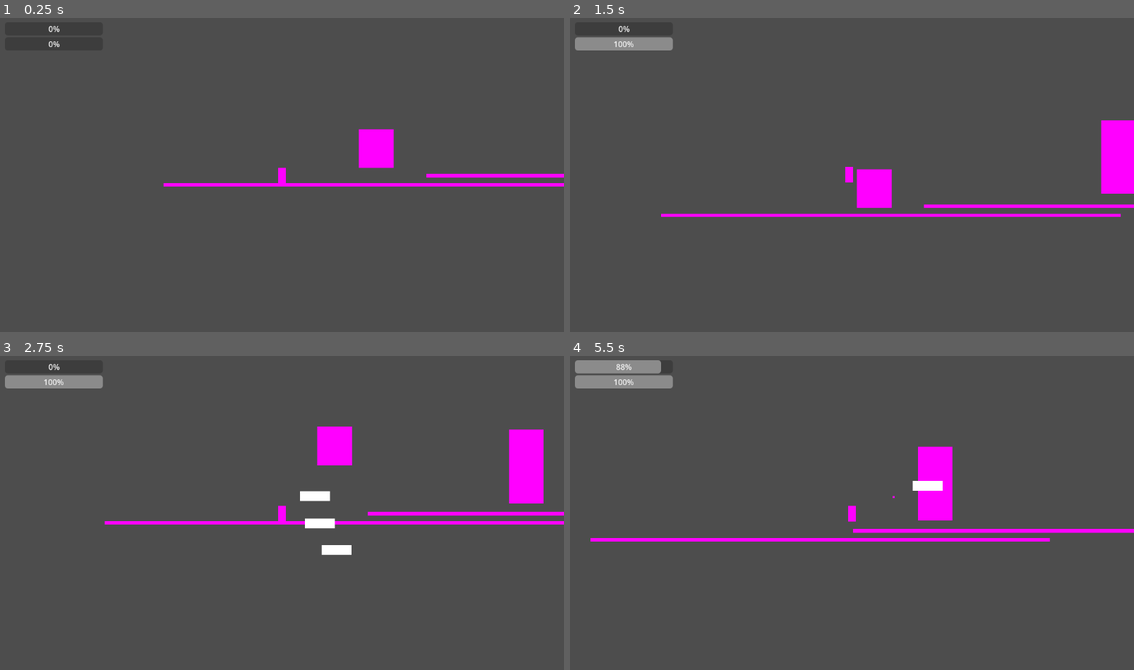
Above: before the commit, frames 1-4 (two rows, left to right).
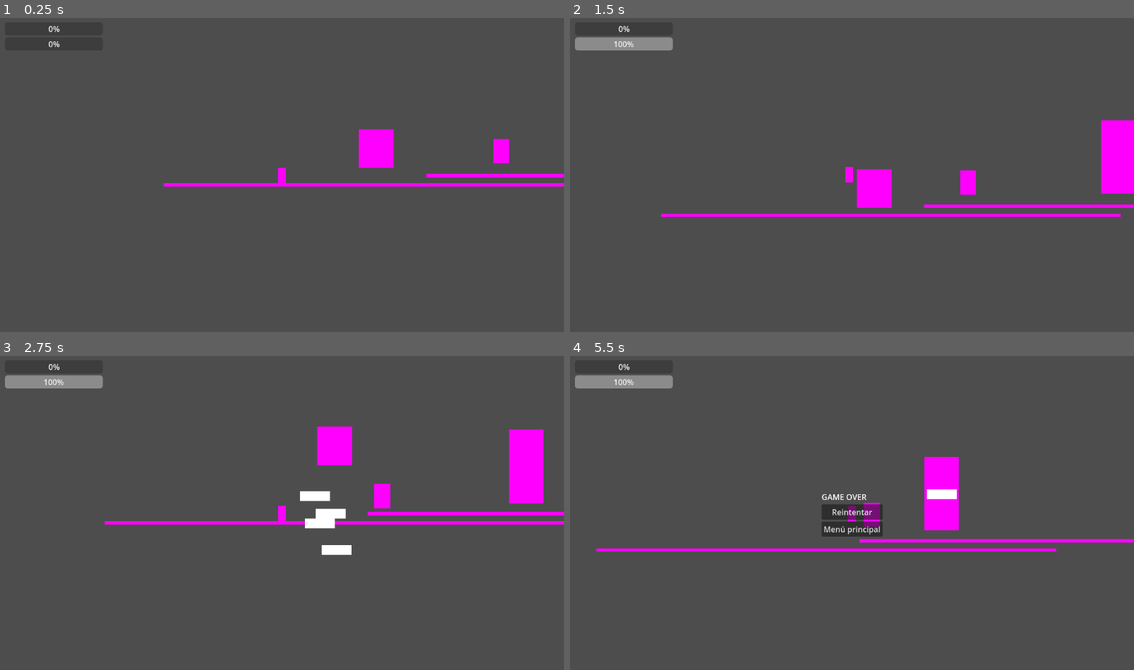
Above: after the commit, the same moments.

Repository: Christian-Lago/Transcendence-Skillbreaker
Game: Godot game, scene res://scenes/primer_mundo.tscn
The game is run twice, just before and just after one commit, with the same random seed, the same clock (stepped at 60 frames per second) and the same inputs. This scene is started directly instead of the project's main scene.
Inputs (mouse positions are in pixels of both pictures, inside the frame that each line leads up to):
- Up to frame 1 (0.25 s): no input
- Up to frame 2 (1.5 s): move the mouse to (976, 159) at 0.52 s; hold D (Right) from 0.53 s (still down); click (976, 159) at 0.6 s; tap W (Up) at 0.77 s; move the mouse to (739, 190) at 1.27 s; tap C (Ultimate) at 1.35 s
- Up to frame 3 (2.75 s): tap W (Up) at 1.52 s; move the mouse to (338, 443) at 2.02 s; release D (Right) at 2.03 s; hold A (Left) from 2.03 s (still down); click (338, 443) at 2.1 s
- Up to frame 4 (5.5 s): move the mouse to (823, 575) at 2.77 s; release A (Left) at 2.78 s; hold D (Right) 2.78-4.28 s; tap C (Ultimate) at 2.85, 4.35 s; tap W (Up) at 3.02, 3.77, 4.52 s; move the mouse to (1021, 560) at 3.52 s; click (1021, 560) at 3.6 s; move the mouse to (682, 465) at 4.27 s; hold A (Left) 4.28-5.03 s; move the mouse to (880, 513) at 5.02 s; hold D (Right) from 5.03 s (still down); click (880, 513) at 5.1 s

The runs differ from the first frame. In frame 1, 0.2% of the frame differs, in the area x 87-91%, y 38-47%; in frame 2, 0.2%; in frame 3, 0.4%; in frame 4, 5.4%, in the area x 0-100%, y 1-63%.

Commit message:
feat: skill orb drop, skill steal screen

Diff:
--- a/scenes/fire_snake.tscn
+++ b/scenes/fire_snake.tscn
@@ -1,9 +1,11 @@
-[gd_scene load_steps=3 format=3 uid="uid://c6pdlo5i8hkx3"]
+[gd_scene load_steps=4 format=3 uid="uid://c6pdlo5i8hkx3"]
 
 [ext_resource type="Script" path="res://scripts/fire_snake.gd" id="1_xtorj"]
 
 [sub_resource type="RectangleShape2D" id="RectangleShape2D_xex0c"]
 size = Vector2(826, 20)
+
+[sub_resource type="PlaceholderTexture2D" id="PlaceholderTexture2D_j1ba6"]
 
 [node name="CharacterBody2D" type="CharacterBody2D"]
 collision_layer = 8
@@ -13,3 +15,5 @@
 shape = SubResource("RectangleShape2D_xex0c")
 
 [node name="Sprite2D" type="Sprite2D" parent="."]
+scale = Vector2(819, 16)
+texture = SubResource("PlaceholderTexture2D_j1ba6")
--- a/scenes/primer_mundo.tscn
+++ b/scenes/primer_mundo.tscn
@@ -1,9 +1,10 @@
-[gd_scene load_steps=7 format=3 uid="uid://c4mjwkaia20n5"]
+[gd_scene load_steps=8 format=3 uid="uid://c4mjwkaia20n5"]
 
 [ext_resource type="PackedScene" uid="uid://driysp47g8eys" path="res://scenes/player.tscn" id="1_hiwp5"]
 [ext_resource type="PackedScene" uid="uid://did2vvyg7ulp1" path="res://scenes/enemy_ranged.tscn" id="2_8fkwd"]
 [ext_resource type="PackedScene" uid="uid://d1lrvo0ktfcqu" path="res://scenes/hud.tscn" id="3_ughon"]
 [ext_resource type="PackedScene" uid="uid://cr4somrextqee" path="res://scenes/enemy_erratic.tscn" id="4_lkden"]
+[ext_resource type="PackedScene" uid="uid://nhs8boakv3ix" path="res://scenes/boss.tscn" id="5_rbka7"]
 
 [sub_resource type="RectangleShape2D" id="RectangleShape2D_0idq1"]
 size = Vector2(1865, 17)
@@ -48,3 +49,6 @@
 [node name="CharacterBody2D2" parent="." instance=ExtResource("4_lkden")]
 position = Vector2(-778, -60)
 enemy_level = 100
+
+[node name="CharacterBody2D3" parent="." instance=ExtResource("5_rbka7")]
+position = Vector2(-215, -89)
--- /dev/null
+++ b/scenes/skill_orb.tscn
@@ -0,0 +1,20 @@
+[gd_scene load_steps=4 format=3 uid="uid://rkvhblv8odgk"]
+
+[ext_resource type="Script" path="res://scripts/skill_orb.gd" id="1_7t43f"]
+
+[sub_resource type="CircleShape2D" id="CircleShape2D_gfe8v"]
+radius = 73.7835
+
+[sub_resource type="PlaceholderTexture2D" id="PlaceholderTexture2D_5by2i"]
+
+[node name="Area2D" type="Area2D"]
+collision_layer = 16
+script = ExtResource("1_7t43f")
+
+[node name="CollisionShape2D" type="CollisionShape2D" parent="."]
+shape = SubResource("CircleShape2D_gfe8v")
+
+[node name="Sprite2D" type="Sprite2D" parent="."]
+position = Vector2(-2.98023e-08, 0)
+scale = Vector2(97, 100)
+texture = SubResource("PlaceholderTexture2D_5by2i")
--- /dev/null
+++ b/scenes/skill_steal.tscn
@@ -0,0 +1,38 @@
+[gd_scene load_steps=2 format=3 uid="uid://dslbvicgtm5pq"]
+
+[ext_resource type="Script" path="res://scripts/skill_steal.gd" id="1_i3ngt"]
+
+[node name="CanvasLayer" type="CanvasLayer"]
+script = ExtResource("1_i3ngt")
+
+[node name="VBoxContainer" type="VBoxContainer" parent="."]
+offset_right = 278.0
+offset_bottom = 138.0
+
+[node name="TitleLabel" type="Label" parent="."]
+offset_left = 76.0
+offset_top = 26.0
+offset_right = 213.0
+offset_bottom = 49.0
+text = "¿Robar habilidad?"
+
+[node name="SkillLabel" type="Label" parent="."]
+offset_left = 74.0
+offset_top = 55.0
+offset_right = 223.0
+offset_bottom = 78.0
+text = "Serpiente de Fuego"
+
+[node name="YesButton" type="Button" parent="."]
+offset_left = 98.0
+offset_top = 87.0
+offset_right = 128.0
+offset_bottom = 118.0
+text = "Si"
+
+[node name="NoButton" type="Button" parent="."]
+offset_left = 151.0
+offset_top = 87.0
+offset_right = 185.0
+offset_bottom = 118.0
+text = "NO"
--- a/scripts/SkillManager.gd
+++ b/scripts/SkillManager.gd
@@ -14,6 +14,12 @@
 		"condition": "kill_20_pressure",
 		"progress": 0,
 		"goal": 20
+	},
+	"fire_snake": {
+		"unlocked": false,
+		"condition": "steal_from_boss",
+		"progress": 0,
+		"goal": 1
 	},
 }
 
--- a/scripts/boss.gd
+++ b/scripts/boss.gd
@@ -183,9 +183,11 @@
 
 func die():
 	print("Jefe muerto / Boss dead")
-	# 25% de probabilidad de soltar habilidad
-	# 25% chance to drop skill
+	# 25% de probabilidad de soltar orbe de habilidad
+	# 25% chance to drop skill orb
 	if randf() <= 0.25:
-		print("Habilidad disponible para robar / Skill available to steal: fire_snake")
-		# TODO: implementar pantalla de robo de habilidad
+		var orb = preload("res://scenes/skill_orb.tscn").instantiate()
+		orb.global_position = global_position
+		get_parent().add_child(orb)
+		print("Orbe de habilidad soltado / Skill orb dropped")
 	queue_free()
--- a/scripts/player.gd
+++ b/scripts/player.gd
@@ -168,11 +168,13 @@
 		get_parent().add_child(game_over)
 
 func _screen_shake(duration: float, strength: float):
-	# Temblar la cámara
-	# Shake the camera
 	var camera = get_node("Camera2D")
 	var timer = 0.0
 	while timer < duration:
+		# Comprobar que el nodo sigue en escena
+		# Check node is still in scene
+		if not is_inside_tree():
+			return
 		camera.offset = Vector2(
 			randf_range(-strength, strength),
 			randf_range(-strength, strength)
--- /dev/null
+++ b/scripts/skill_orb.gd
@@ -0,0 +1,20 @@
+extends Area2D
+
+# Nombre de la habilidad que contiene este orbe
+# Skill name contained in this orb
+@export var skill_id: String = "fire_snake"
+@export var skill_name: String = "Serpiente de Fuego"
+
+func _ready():
+	# Conectar señal de colisión
+	# Connect collision signal
+	body_entered.connect(_on_body_entered)
+
+func _on_body_entered(body):
+	# Si el jugador toca el orbe, mostrar pantalla de robo
+	# If player touches orb, show steal screen
+	if body.is_in_group("player"):
+		var steal_screen = preload("res://scenes/skill_steal.tscn").instantiate()
+		steal_screen.setup(skill_id, skill_name)
+		get_parent().add_child(steal_screen)
+		queue_free()
--- /dev/null
+++ b/scripts/skill_steal.gd
@@ -0,0 +1,37 @@
+extends CanvasLayer
+
+# ID y nombre de la habilidad
+# Skill ID and name
+var skill_id: String = ""
+var skill_display_name: String = ""
+
+func _ready():
+	process_mode = Node.PROCESS_MODE_ALWAYS
+	get_tree().paused = true
+	# Buscar nodos directamente
+	# Find nodes directly
+	var skill_label = find_child("SkillLabel")
+	var yes_button = find_child("YesButton")
+	var no_button = find_child("NoButton")
+
+	if skill_label:
+		skill_label.text = skill_display_name
+	if yes_button:
+		yes_button.pressed.connect(_on_yes_pressed)
+	if no_button:
+		no_button.pressed.connect(_on_no_pressed)
+
+func setup(id: String, display_name: String):
+	skill_id = id
+	skill_display_name = display_name
+
+func _on_yes_pressed():
+	SkillManager.unlock_skill(skill_id)
+	print("Habilidad robada / Skill stolen: ", skill_id)
+	get_tree().paused = false
+	queue_free()
+
+func _on_no_pressed():
+	print("Habilidad rechazada / Skill rejected: ", skill_id)
+	get_tree().paused = false
+	queue_free()
